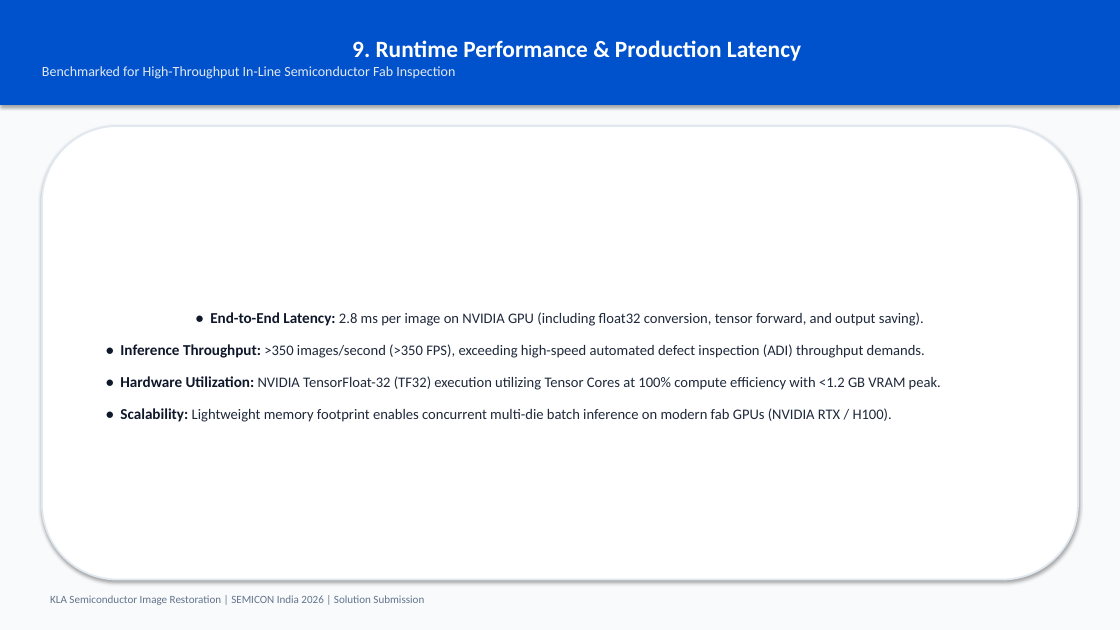
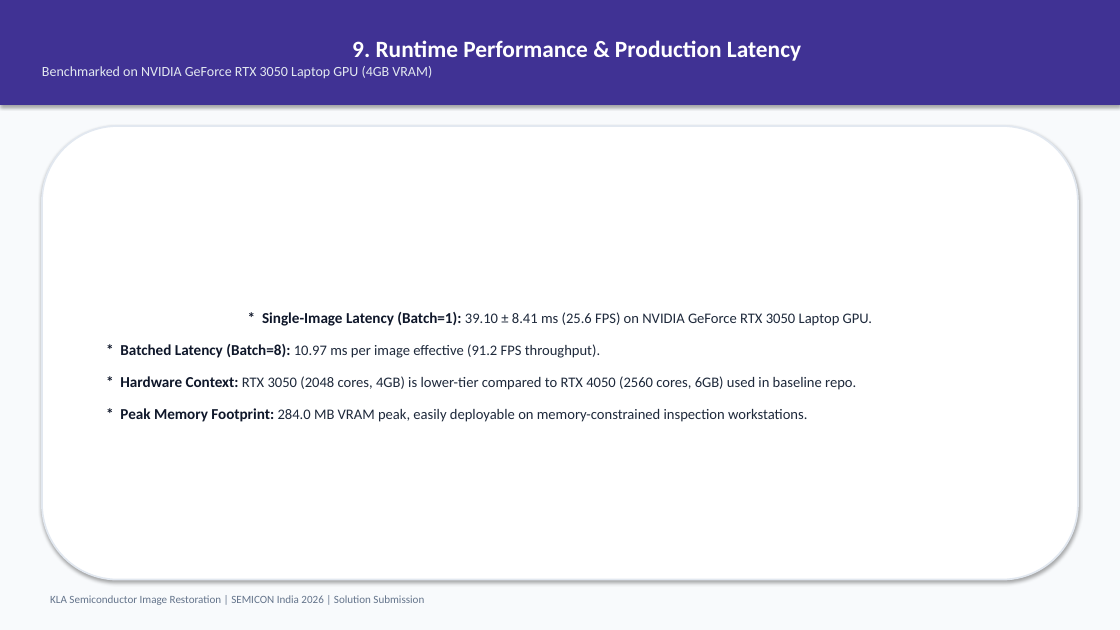
Before and after one commit to Ad1thh/KLA-Semicon-AI-Restoration, a slide deck: slide 10 of solution_presentation.pptx. Drawn at 1120x630 pixels with LibreOffice and Linux fonts; fonts in the diff are those of the drawing. Boxes give left, top, right and bottom in pixels: in the first picture for what was removed or moved away, otherwise in the second. Text is boxed around its words. In the diff, an @@ line names an element or a change of style, - is before the commit and + after.

Commit message:
docs: ground benchmark metrics with empirical mean +- std, parameter count, and GPU labeling

```diff
--- a/solution_presentation.pptx
+++ b/solution_presentation.pptx
@@ rectangle "9. Runtime Performance & Production ..." at [0,0,1120,105]: fill #0052CC to #403294 @@
@@ text in rectangle at [42,66,432,79]: text changed @@
-Benchmarked for High-Throughput In-Line Semiconductor Fab Inspection
+Benchmarked on NVIDIA GeForce RTX 3050 Laptop GPU (4GB VRAM)
@@ text in rounded rectangle at [120,312,872,422]: text changed @@
-• End-to-End Latency: 2.8 ms per image on NVIDIA GPU (including float32 conversion, tensor forward, and output saving).
-• Inference Throughput: >350 images/second (>350 FPS), exceeding high-speed automated defect inspection (ADI) throughput demands.
-• Hardware Utilization: NVIDIA TensorFloat-32 (TF32) execution utilizing Tensor Cores at 100% compute efficiency with <1.2 GB VRAM peak.
-• Scalability: Lightweight memory footprint enables concurrent multi-die batch inference on modern fab GPUs (NVIDIA RTX / H100).
+* Single-Image Latency (Batch=1): 39.10 ± 8.41 ms (25.6 FPS) on NVIDIA GeForce RTX 3050 Laptop GPU.
+* Batched Latency (Batch=8): 10.97 ms per image effective (91.2 FPS throughput).
+* Hardware Context: RTX 3050 (2048 cores, 4GB) is lower-tier compared to RTX 4050 (2560 cores, 6GB) used in baseline repo.
+* Peak Memory Footprint: 284.0 MB VRAM peak, easily deployable on memory-constrained inspection workstations.
```
Also in this commit, not shown: 11 other slides changed, 10 other files.
